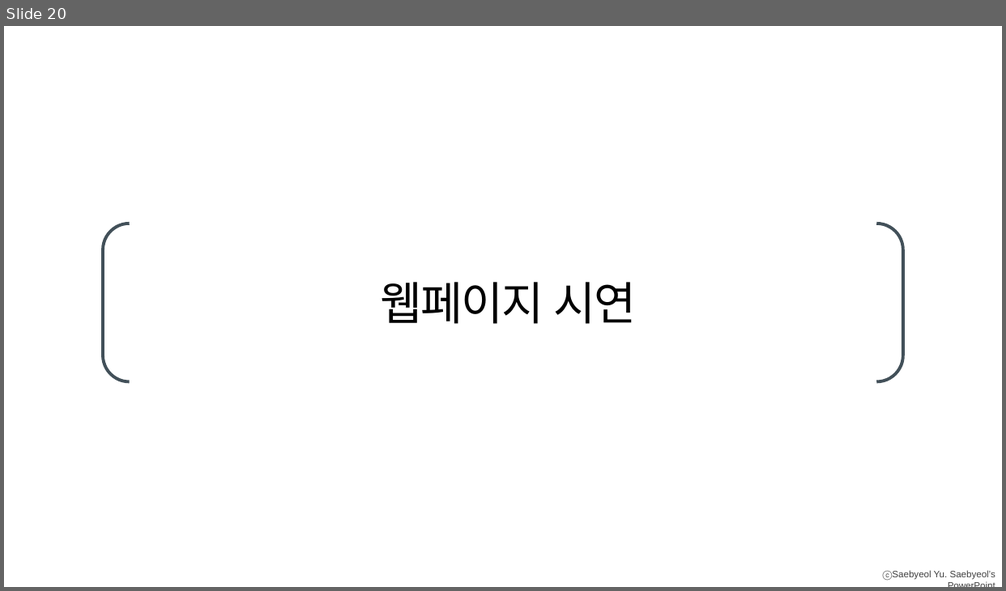
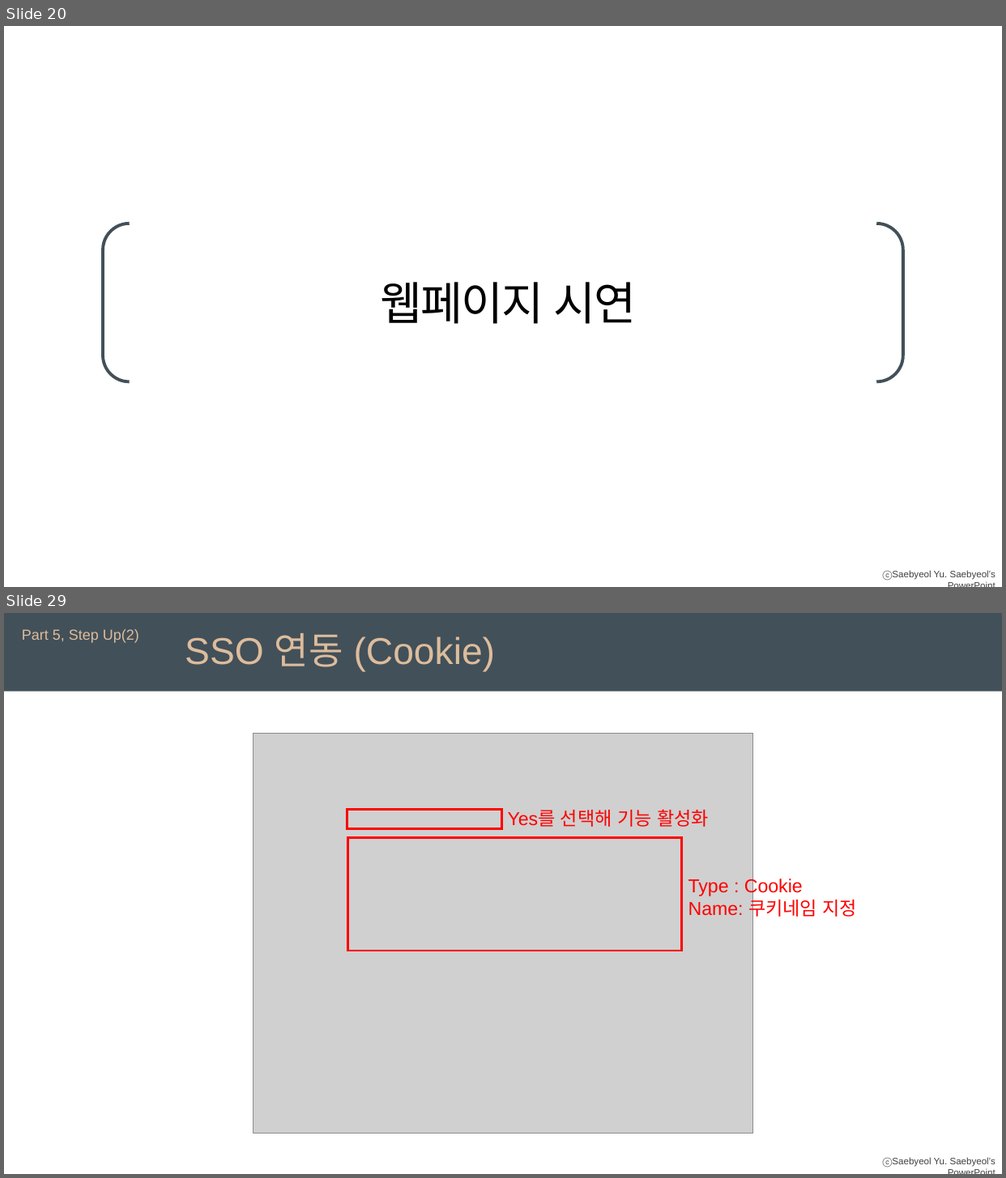
Before and after one commit to arsene-03/MashUp-SpotfireJsApi, a slide deck: Mash-up과제 소개.pptx. Shown one above the other, each under a label of ours: slide 20 before the commit, slides 20 and 29 after it; the slides between them are not shown. The pictures are 1006x591 and 1006x1178 pixels, drawn with LibreOffice and Linux fonts; fonts in the diff are those of the drawing; grey boxes stand for pictures; background and template pictures are left out. Boxes give left, top, right and bottom in pixels: in the first picture for what was removed or moved away, otherwise in the second. Text is boxed around its words. In the diff, an @@ line names an element or a change of style, - is before the commit and + after.

```diff
--- a/Mash-up과제 소개.pptx
+++ b/Mash-up과제 소개.pptx
@@ slide 29 added at [4, 613, 1002, 1174], background #FFFFFF; not listed: 1 template element that a slide beside it also shows @@
@@ rectangle added at [4, 613, 1002, 692], fill #425059 @@
@@ text added at [22, 629, 139, 643], 14 pt, text #DDBC9C @@
+Part 5, Step Up(2)
@@ text added at [185, 633, 495, 672], 36 pt, text #DDBC9C @@
+SSO 연동 (Cookie)
@@ picture added at [253, 734, 753, 1133] @@
@@ rectangle added at [347, 810, 502, 829], outline #FF0000 2.25 pt @@
@@ text added at [508, 809, 709, 827], 18 pt, text #FF0000 @@
+Yes를 선택해 기능 활성화
@@ rectangle added at [348, 837, 682, 951], outline #FF0000 2.25 pt @@
@@ text added at [688, 878, 858, 920], 18 pt, text #FF0000 @@
+Type : Cookie
+Name: 쿠키네임 지정
```
Also in this commit, not shown: 4 slides changed, 9 other slides added, 2 other files.
